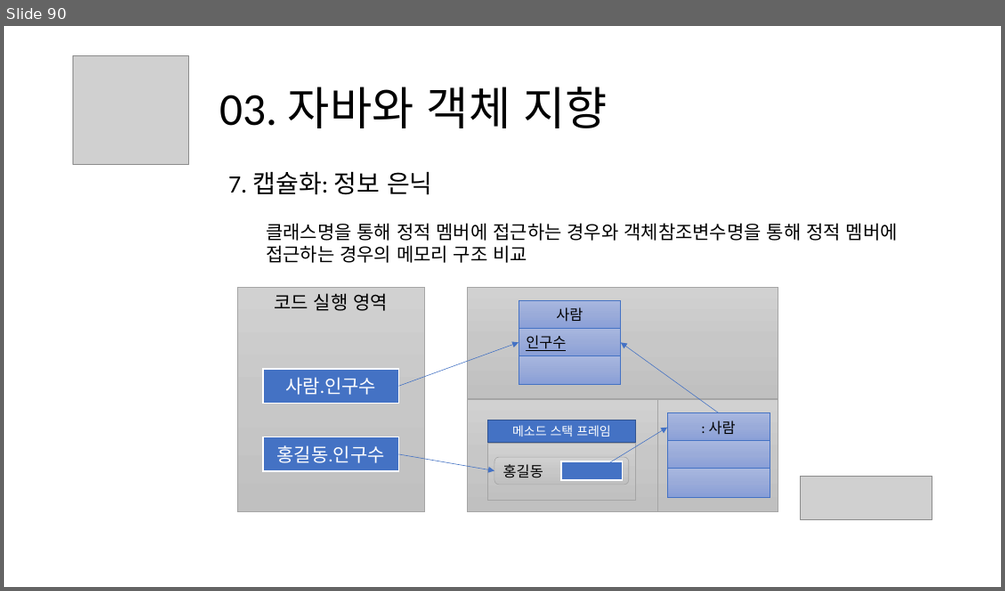
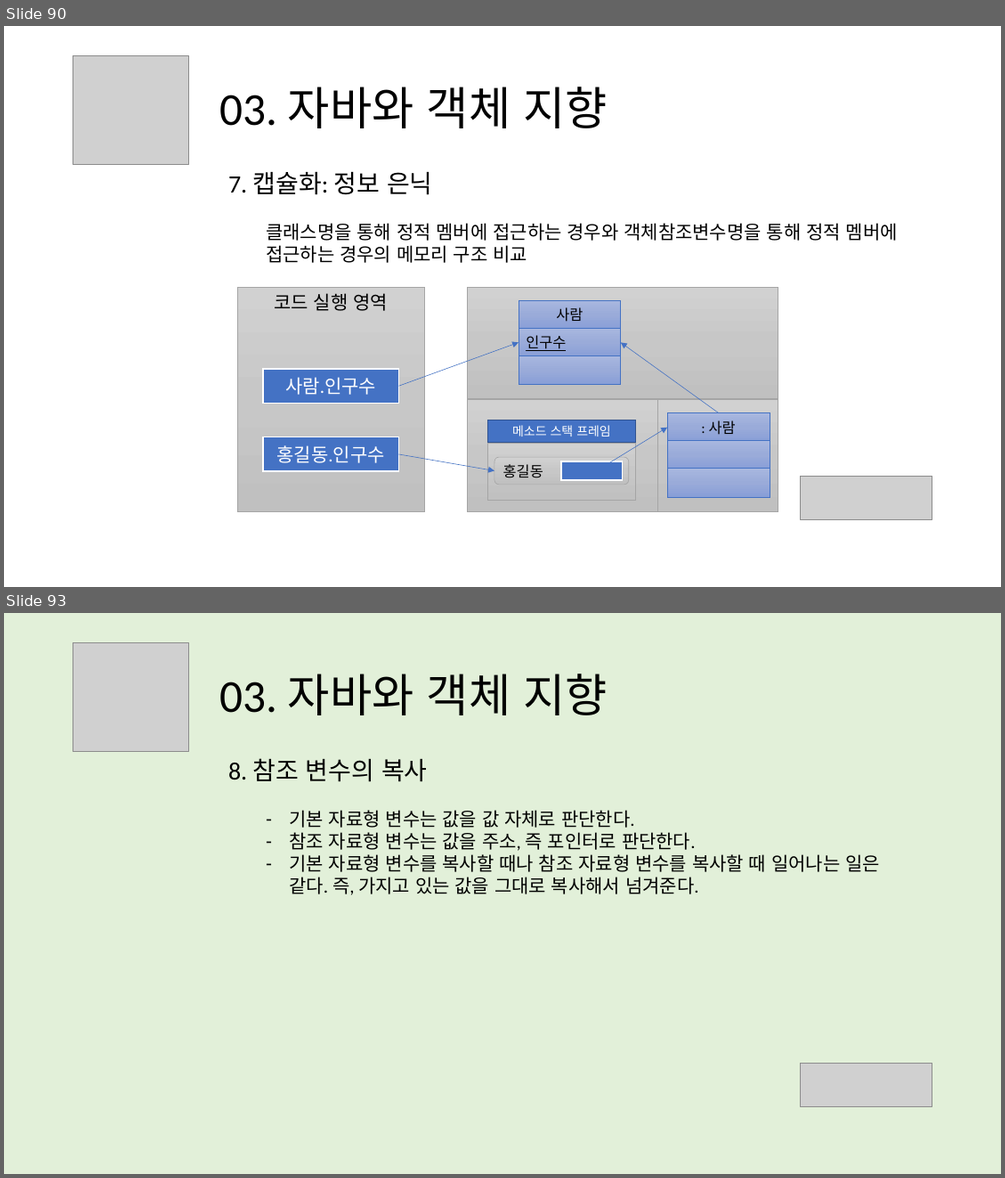
Before and after one commit to mazdah/HTTPTest, a slide deck: docs/스프링 입문을 위한 객체 지향의 원리와 이해 .pptx. Shown one above the other, each under a label of ours: slide 90 before the commit, slides 90 and 93 after it; the slides between them are not shown. The pictures are 1005x591 and 1005x1178 pixels, drawn with LibreOffice and Linux fonts; fonts in the diff are those of the drawing; grey boxes stand for pictures. Boxes give left, top, right and bottom in pixels: in the first picture for what was removed or moved away, otherwise in the second. Text is boxed around its words. In the diff, an @@ line names an element or a change of style, - is before the commit and + after.

Commit message:
-  2022.09.14 학습 자료 정리 커밋

```diff
--- a/docs/스프링 입문을 위한 객체 지향의 원리와 이해 .pptx
+++ b/docs/스프링 입문을 위한 객체 지향의 원리와 이해 .pptx
@@ slide 93 added at [4,613,1001,1174], background #E2F0D9 @@
@@ picture added at [73,643,189,751] @@
@@ title added at [219,674,607,715], 44 pt, text #000000 @@
+03. 자바와 객체 지향
@@ text added at [228,758,880,895], 18 pt, text #000000 @@
+8. 참조 변수의 복사
+  – 기본 자료형 변수는 값을 값 자체로 판단한다.
+  – 참조 자료형 변수는 값을 주소, 즉 포인터로 판단한다.
+  – 기본 자료형 변수를 복사할 때나 참조 자료형 변수를 복사할 때 일어나는 일은 같다. 즉, 가지고 있는 값을 그대로 복사해서 넘겨준다.
@@ picture added at [801,1063,933,1107] @@
```
Also in this commit, not shown: 1 slide changed, 3 other slides added.
